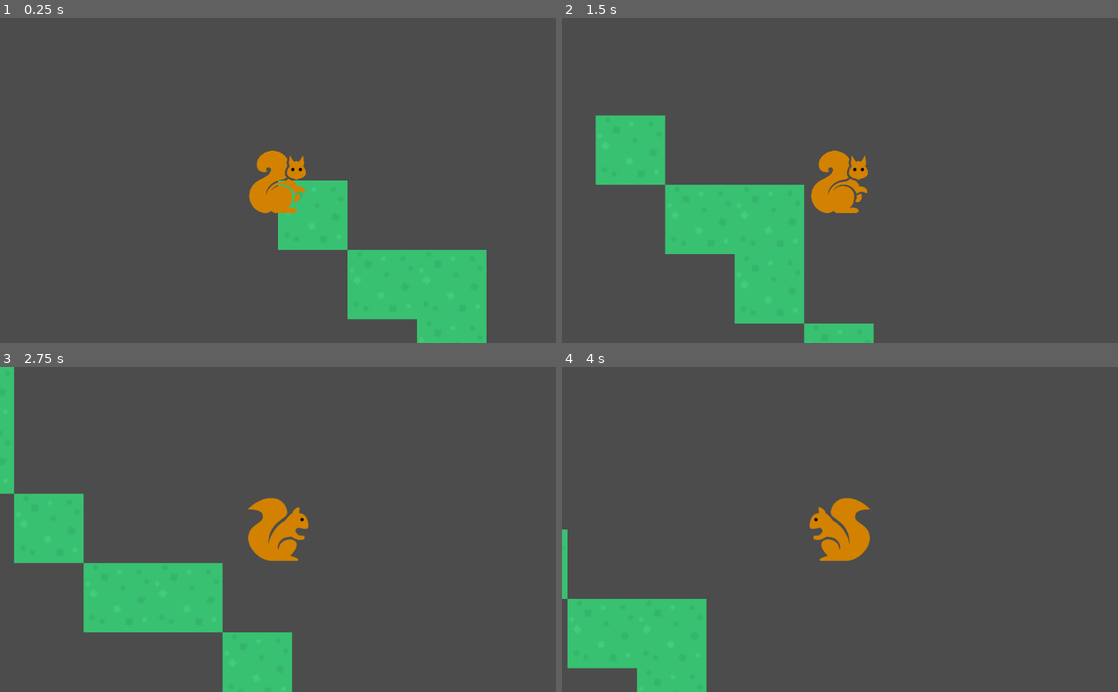
Above: before the commit, frames 1-4 (two rows, left to right).
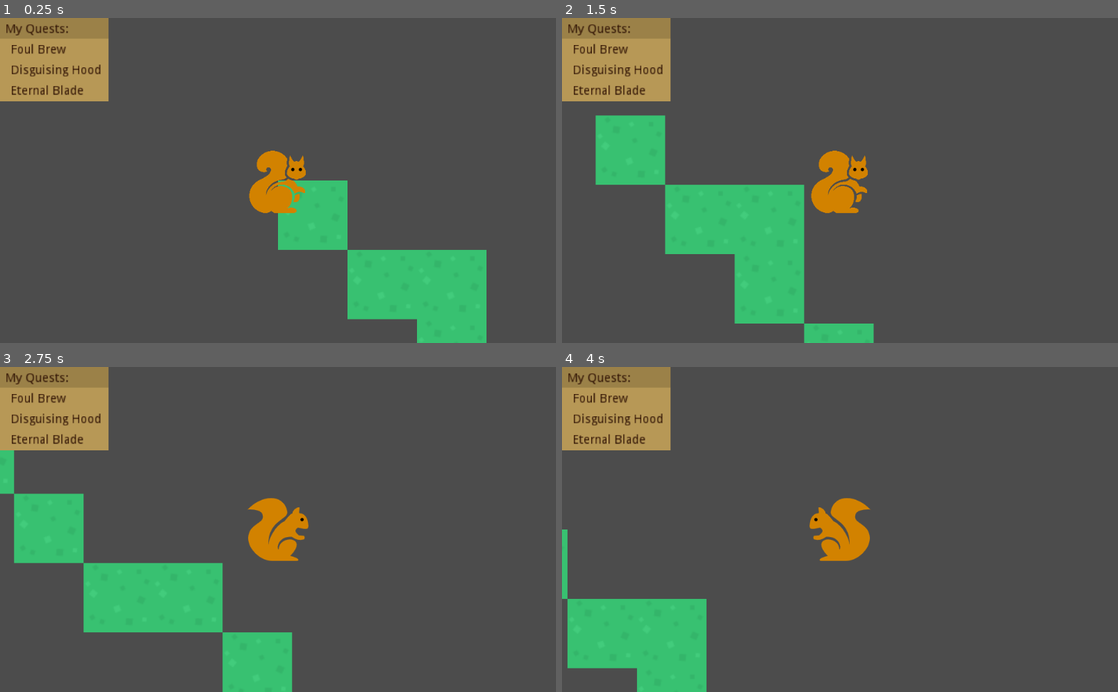
Above: after the commit, the same moments.

Repository: PaulGGJ/2023
Game: Godot game, scene res://Scenes/Laura Test Scene.tscn
Same seed, same stepped clock (60 frames per second), same inputs: the game is played once before the commit and once after it. The project has no main scene, so this scene is started directly.
Inputs:
- Up to frame 1 (0.25 s): no input
- Up to frame 2 (1.5 s): tap Enter at 0.5 s; hold Right (ui_right) 0.53-1.28 s; hold Down (ui_down) from 1.28 s (still down)
- Up to frame 3 (2.75 s): release Down (ui_down) at 2.03 s; hold Right (ui_right) from 2.03 s (still down)
- Up to frame 4 (4 s): release Right (ui_right) at 2.78 s; hold Up (ui_up) 2.78-3.53 s; hold Left (ui_left) from 3.53 s (still down)

The runs differ from the first frame. In frame 1, 5.0% of the frame differs, in the area x 0-20%, y 0-26%; in frame 2, 5.0%; in frame 3, 5.0%; in frame 4, 5.0%.

Commit message:
Quest list
Got a quest list loading some items

Diff:
--- a/Leaf-Litter/Scenes/Laura Test Scene.tscn
+++ b/Leaf-Litter/Scenes/Laura Test Scene.tscn
@@ -1,8 +1,9 @@
-[gd_scene load_steps=6 format=2]
+[gd_scene load_steps=7 format=2]
 
 [ext_resource path="res://assets/squirrel.png" type="Texture" id=1]
 [ext_resource path="res://assets/terrainTemp.png" type="Texture" id=2]
 [ext_resource path="res://src/Camera.gd" type="Script" id=3]
+[ext_resource path="res://src/QuestList.gd" type="Script" id=4]
 
 [sub_resource type="TileSet" id=2]
 0/name = "terrainTemp.png 0"
@@ -51,9 +52,61 @@
 hframes = 3
 
 [node name="CollisionShape2D" type="CollisionShape2D" parent="Paths/Camera"]
-scale = Vector2( 6.5, 6.5 )
+scale = Vector2( 3.25, 3.25 )
 shape = SubResource( 1 )
 
 [node name="GUI" type="Control" parent="Paths/Camera"]
+margin_left = -256.0
+margin_top = -150.0
+margin_right = -216.0
+margin_bottom = -110.0
+
+[node name="Columns" type="HBoxContainer" parent="Paths/Camera/GUI"]
 margin_right = 40.0
 margin_bottom = 40.0
+
+[node name="QuestList" type="VBoxContainer" parent="Paths/Camera/GUI/Columns"]
+margin_right = 100.0
+margin_bottom = 40.0
+rect_min_size = Vector2( 100, 25 )
+script = ExtResource( 4 )
+
+[node name="Heading" type="Control" parent="Paths/Camera/GUI/Columns/QuestList"]
+margin_right = 100.0
+margin_bottom = 15.0
+rect_min_size = Vector2( 100, 15 )
+
+[node name="ColorRect" type="ColorRect" parent="Paths/Camera/GUI/Columns/QuestList/Heading"]
+margin_right = 100.0
+margin_bottom = 20.0
+color = Color( 0.611765, 0.509804, 0.286275, 1 )
+
+[node name="Name" type="Label" parent="Paths/Camera/GUI/Columns/QuestList/Heading"]
+margin_left = 5.0
+margin_top = 5.0
+margin_right = 73.0
+margin_bottom = 14.0
+rect_scale = Vector2( 0.8, 0.8 )
+custom_colors/font_color = Color( 0.180392, 0.054902, 0, 1 )
+text = "My Quests:"
+
+[node name="QuestItem" type="Control" parent="Paths/Camera/GUI/Columns/QuestList"]
+margin_top = 19.0
+margin_right = 100.0
+margin_bottom = 34.0
+rect_min_size = Vector2( 100, 15 )
+
+[node name="ColorRect" type="ColorRect" parent="Paths/Camera/GUI/Columns/QuestList/QuestItem"]
+margin_right = 100.0
+margin_bottom = 20.0
+color = Color( 0.721569, 0.6, 0.341176, 1 )
+
+[node name="Name" type="Label" parent="Paths/Camera/GUI/Columns/QuestList/QuestItem"]
+margin_left = 10.0
+margin_top = 5.0
+margin_right = 78.0
+margin_bottom = 31.0
+rect_scale = Vector2( 0.8, 0.8 )
+custom_colors/font_color = Color( 0.180392, 0.054902, 0, 1 )
+text = "Test of Faith
+"
--- a/Leaf-Litter/project.godot
+++ b/Leaf-Litter/project.godot
@@ -10,11 +10,23 @@
 
 _global_script_classes=[ {
 "base": "Node",
+"class": "QuestItem",
+"language": "GDScript",
+"path": "res://src/QuestItem.gd"
+}, {
+"base": "VBoxContainer",
+"class": "QuestList",
+"language": "GDScript",
+"path": "res://src/QuestList.gd"
+}, {
+"base": "Node",
 "class": "Walker",
 "language": "GDScript",
 "path": "res://assets/Walker.gd"
 } ]
 _global_script_class_icons={
+"QuestItem": "",
+"QuestList": "",
 "Walker": ""
 }
 
@@ -22,6 +34,10 @@
 
 config/name="Leaf Litter"
 config/icon="res://icon.png"
+
+[autoload]
+
+Util="*res://src/Util.gd"
 
 [gui]
 
--- a/Leaf-Litter/src/Camera.gd
+++ b/Leaf-Litter/src/Camera.gd
@@ -11,7 +11,7 @@
 	var down = (1 if Input.is_action_pressed("ui_down") else 0)
 	#print ("left %s right %s up %s down %s" % [left, right, up, down])
 	if left != right or up != down:
-		move_and_slide(Vector2(right - left, down - up) * SPEED * delta)
+		var _junk = move_and_slide(Vector2(right - left, down - up) * SPEED * delta)
 
 	# Animate
 	if right or left:
--- /dev/null
+++ b/Leaf-Litter/src/GlobalVars.gd
@@ -0,0 +1 @@
+extends Node
--- /dev/null
+++ b/Leaf-Litter/src/QuestItem.gd
@@ -0,0 +1,37 @@
+extends Node
+class_name QuestItem
+
+var name_nature
+var name_industry
+var descr_nature
+
+func _init(item_id):
+	load_from_file(item_id)
+
+#Example format
+#Tall Staff (straw) - Perhaps for fighting, or guiding their people through the land.
+#Warrior’s Boat (shoe) - Washed up on the shore. Surely they must have crossed the pond in this craft.
+
+func load_from_file(line_requested : int):
+	# Open file
+	var file = File.new()
+	var path = "assets/quest_items.txt"
+	if not file.open(path, file.READ) == OK:
+		return
+	file.seek(0)
+	# Parse lines
+	var line_count = 0     # For reporting errors
+	var current_line : String
+	while line_count <= line_requested and !file.eof_reached():
+		current_line = file.get_line()
+		line_count += 1 # Human-readable, so first line is 1
+		var dash = current_line.find("-")
+		if dash >= 0:
+			var names = current_line.substr(0, dash).strip_edges()
+			descr_nature = current_line.substr(dash + 1).strip_edges()
+			var begin_bracket = names.find("(")
+			if begin_bracket >= 0:
+				name_nature = names.substr(0, begin_bracket).strip_edges()
+				name_industry = names.substr(begin_bracket + 1).strip_edges()
+				name_industry = name_industry.replace(")", "")
+	print("name %s aka %s: %s" % [name_nature, name_industry, descr_nature])
--- /dev/null
+++ b/Leaf-Litter/src/QuestList.gd
@@ -0,0 +1,35 @@
+extends VBoxContainer
+class_name QuestList
+
+var quest_ids = []
+var quests = []
+
+func _ready():
+	# Fill quest data
+	randomize_quests()
+	for q in quest_ids:
+		print("quest id %d" % q)
+		var item = QuestItem.new(q)
+		quests.push_back(item)
+	# Display
+	reload()
+
+
+func randomize_quests():
+	#stub
+	quest_ids.push_back(5)
+	quest_ids.push_back(2)
+	quest_ids.push_back(3)
+
+
+var current_node
+func reload():
+	var template = get_node("QuestItem") # before it's removed
+	Util.deleteExtraChildren(self, 1)
+	for q in quests:
+		current_node = template.duplicate()
+		node("Name").text = q.name_nature
+		add_child(current_node)
+
+func node(s):
+	return current_node.get_node(s)
--- /dev/null
+++ b/Leaf-Litter/src/Util.gd
@@ -0,0 +1,84 @@
+extends Node
+
+# ===== String Manipulation =============================================
+
+static func isnull(s):
+	# The order is very important here, as some Null objects will throw errors on some of these tests
+	if s == null: return true
+	if len(s) == 0: return true
+	if typeof(s) == TYPE_DICTIONARY: return false
+	return typeof(s) == TYPE_NIL or s == "Null" or len(s) == 0
+
+static func nvl(s, def):
+	if isnull(s):
+		return def
+	else:
+		return s
+
+static func padNum(num : int, n : int):
+	return pad(str(num), '0', n, true)
+static func pad(inString : String, c : String, n : int, before = false):
+	var s = inString
+	while len(s) < n:
+		if before: s = c + s
+		else: s = s + c
+	return s
+
+# ===== Dates ===========================================================
+
+const MONTHS = [ "Jan", "Feb", "Mar", "Apr", "May", "Jun", "Jul", "Aug", "Sep", "Oct", "Nov", "Dec" ]
+static func getStringDateUnix(dateUnix : int):
+	var date = OS.get_datetime_from_unix_time(dateUnix)
+	return getStringDate(date)
+static func getStringDate(date : Dictionary):
+	return str(date.year) + "-" + MONTHS[date.month-1] + "-" + padNum(date.day, 2)
+
+static func getStringTime(date : Dictionary):
+	return str(date.hour) + ":" + str(date.minute) + ":" + padNum(date.second, 2)
+	#year, month, day, weekday, dst (Daylight Savings Time), hour, minute, second.
+
+# ===== Display =========================================================
+
+static func getRect(sprite):
+	var posTL = sprite.position + sprite.offset
+	if sprite.centered: posTL -= (sprite.texture.size / 2)
+	var size = Vector2(sprite.texture.size.x / sprite.hframes, sprite.texture.size.y)
+	var rect = Rect2(posTL, size)
+	return rect
+static func clickSolid(sprite, posn):
+	var d = sprite.texture.get_data()
+	d.lock()
+	var rect = getRect(sprite)
+	if rect.has_point(posn):
+		return (d.get_pixelv(posn - rect.position).a > 0.2)
+	return false
+
+static func getParent(me, pname):
+	var limitter = 0
+	var parent = me
+	while pname != parent.get_name() and limitter < 15:
+		parent = parent.get_parent()
+	return parent
+
+func deleteExtraChildren(grp, numToKeep : int):
+	# First few children in every section are labels, templates, etc
+	# So reloading lists means clearing everything else & recreating
+	while grp.get_child_count() > numToKeep:
+		grp.remove_child(grp.get_child(numToKeep))
+
+# ===== File R/W ========================================================
+
+static func parseGenericCSV(file):
+	var props = []
+	file.seek(0)
+	var list = {}
+	while !file.eof_reached():
+		var line = file.get_csv_line()
+		if len(props) == 0:
+			props = line
+		elif len(line) == len(props):
+			var dict = {}
+			for i in range(0, props.size()):
+				dict[props[i]] = line[i]
+				list[list.size()] = dict
+	return list
Not shown, added: Leaf-Litter/assets/quest_items.txt
